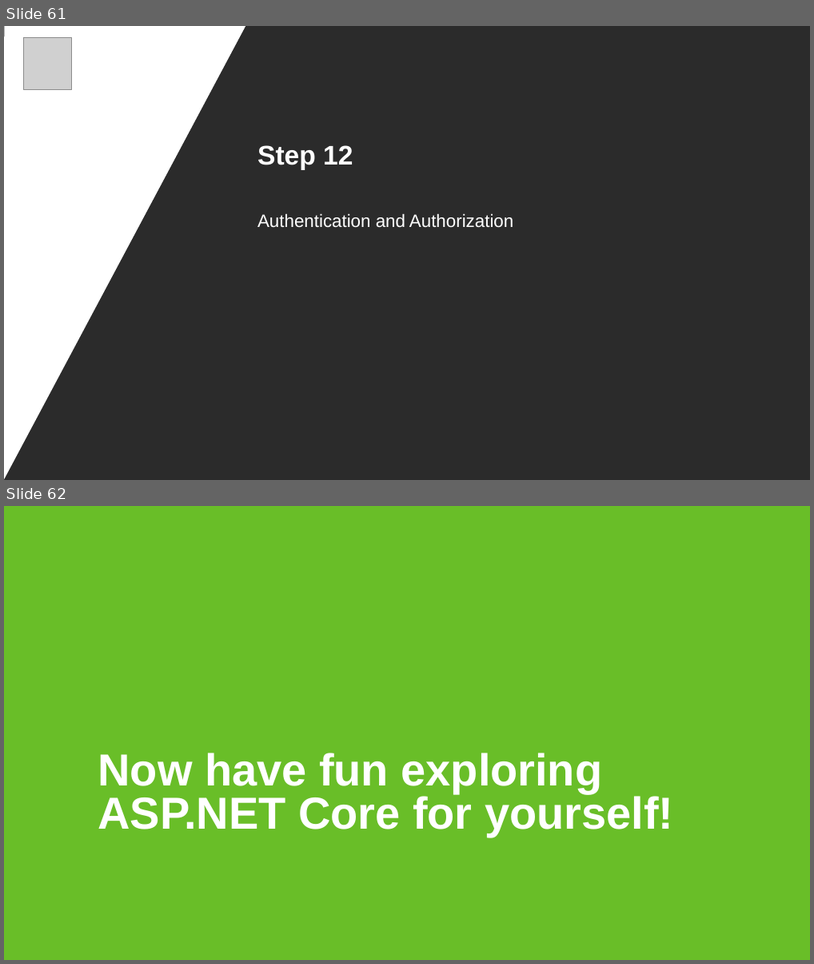
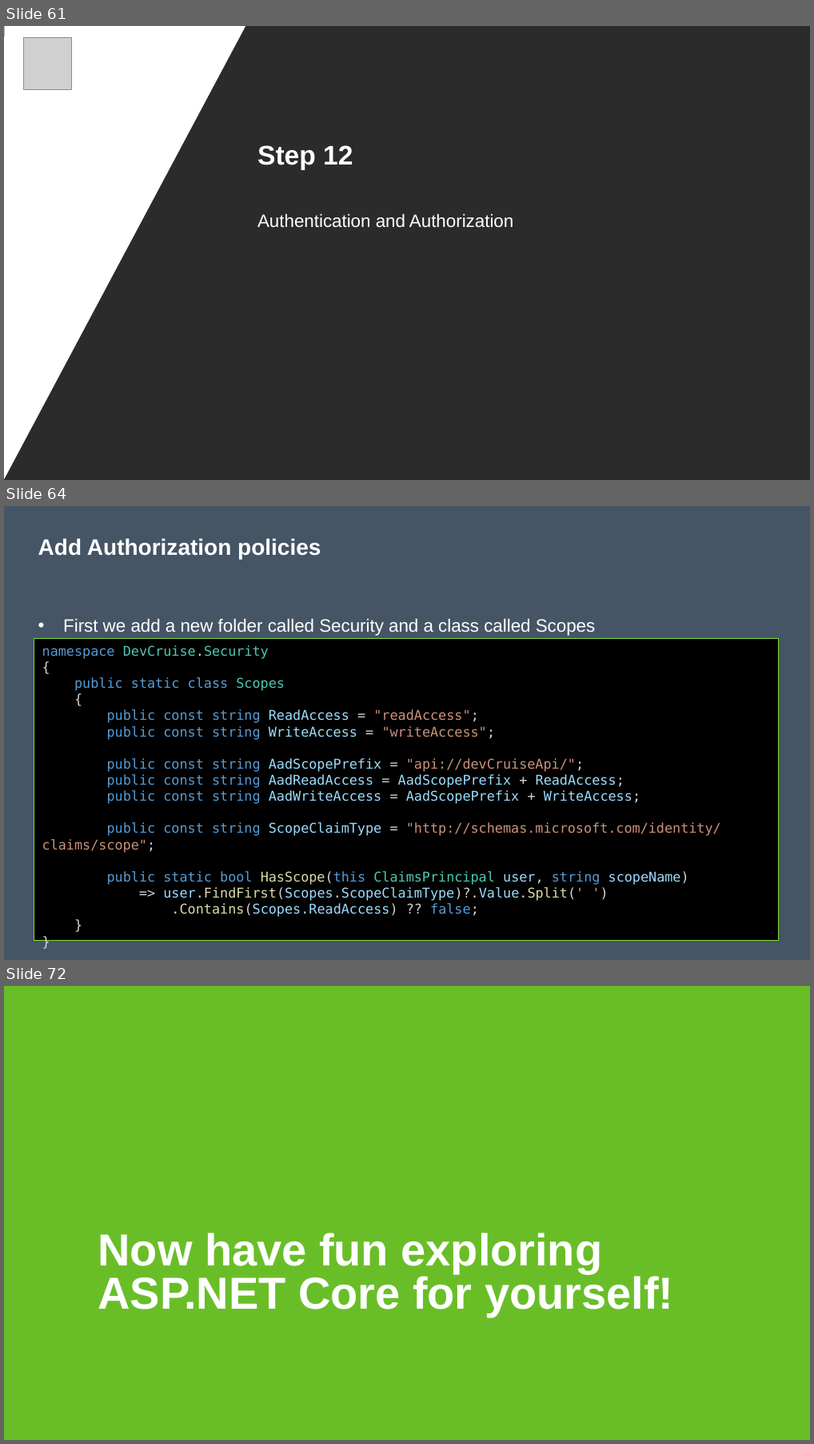
Before and after one commit to nickverschueren/devcruise-2019, a slide deck: Slides/Building an API.pptx. Shown one above the other, each under a label of ours: slides 61 and 62 before the commit, slides 61, 64 and 72 after it; the slides between them are not shown. The pictures are 814x964 and 814x1444 pixels, drawn with LibreOffice and Linux fonts; fonts in the diff are those of the drawing; grey boxes stand for pictures; background and template pictures are left out; a plain dark background stands for a picture behind light text. Boxes give left, top, right and bottom in pixels: in the first picture for what was removed or moved away, otherwise in the second. Text is boxed around its words. In the diff, an @@ line names an element or a change of style, - is before the commit and + after.

Commit message:
Presentation & PDF

```diff
--- a/Slides/Building an API.pptx
+++ b/Slides/Building an API.pptx
@@ slide 64 added at box(4, 506, 810, 960), background #455565 @@
@@ title added at box(38, 538, 321, 559), 20 pt, text #FFFFFF, bold @@
+Add Authorization policies
@@ text added at box(63, 619, 596, 636), 16 pt, text #FFFFFF @@
+• First we add a new folder called Security and a class called Scopes
@@ rectangle added at box(34, 638, 778, 940), fill #000000, outline #82DC3C 0.75 pt, 12 pt, text #9CDCFE @@
+namespace DevCruise.Security
+{
+public static class Scopes
+{
+public const string ReadAccess = "readAccess";
+public const string WriteAccess = "writeAccess";
+public const string AadScopePrefix = "api://devCruiseApi/";
+public const string AadReadAccess = AadScopePrefix + ReadAccess;
+public const string AadWriteAccess = AadScopePrefix + WriteAccess;
+public const string ScopeClaimType = "http://schemas.microsoft.com/identity/claims/scope";
+public static bool HasScope(this ClaimsPrincipal user, string scopeName)
+=> user.FindFirst(Scopes.ScopeClaimType)?.Value.Split(' ')
+.Contains(Scopes.ReadAccess) ?? false;
+}
+}
@@ what was slide 62 is now slide 72 @@
```
Also in this commit, not shown: 9 other slides added, 1 other file.
